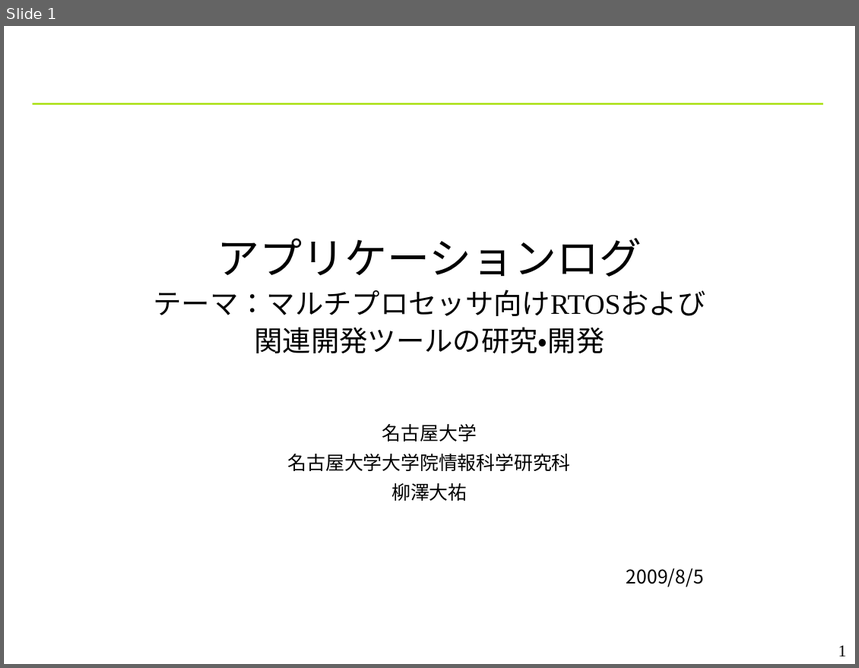
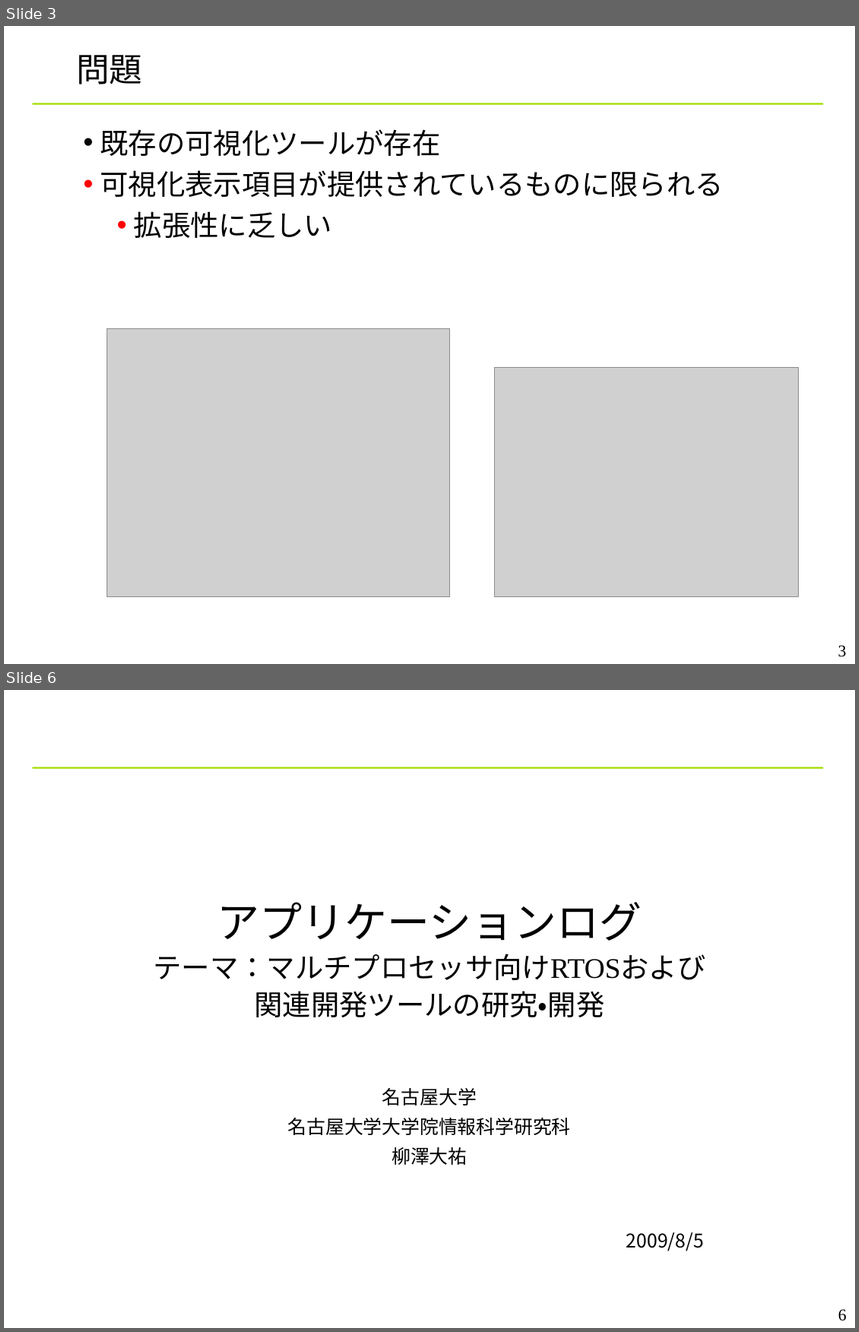
Before and after one commit to YixiaoLi/tlv4mc, a slide deck: doc/phase4/joho_koukankai/ojl-2nd-comm-yanagi.ppt. Shown one above the other, each under a label of ours: slide 1 before the commit, slides 3 and 6 after it; the slides between them are not shown. The pictures are 859x668 and 859x1332 pixels, drawn with LibreOffice and Linux fonts; fonts in the diff are those of the drawing; grey boxes stand for pictures; background and template pictures are left out. Boxes give left, top, right and bottom in pixels: in the first picture for what was removed or moved away, otherwise in the second. Text is boxed around its words. In the diff, an @@ line names an element or a change of style, - is before the commit and + after.

```diff
--- a/doc/phase4/joho_koukankai/ojl-2nd-comm-yanagi.ppt
+++ b/doc/phase4/joho_koukankai/ojl-2nd-comm-yanagi.ppt
@@ slide 3 added at (4, 26, 855, 664), background #FFFFFF; not listed: 1 template element that a slide beside it also shows @@
@@ title added at (76, 55, 142, 85), 28 pt, text #000000 @@
+問題
@@ text added at (101, 129, 724, 238), 24 pt, text #000000 @@
+• 既存の可視化ツールが存在
+  • 可視化表示項目が提供されているものに限られる
+    • 拡張性に乏しい
@@ picture added at (107, 329, 450, 598) @@
@@ picture added at (494, 367, 798, 598) @@
@@ page number added at (838, 645, 847, 658), 14 pt, text #000000 @@
+3
@@ what was slide 1 is now slide 6 @@
@@ page number at (838, 1309, 847, 1322): text changed @@
-1
+6
```
Also in this commit, not shown: 5 other slides added.
